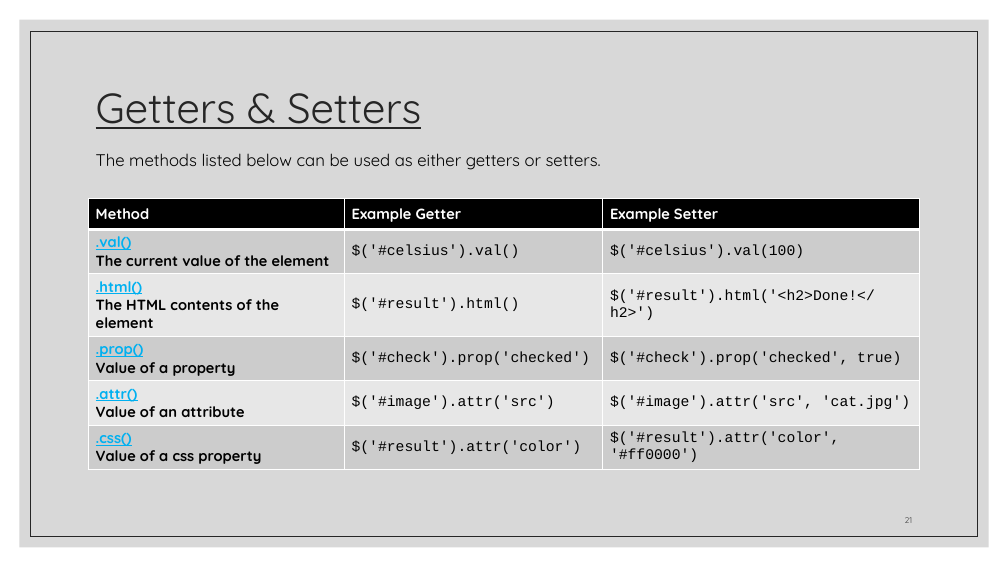
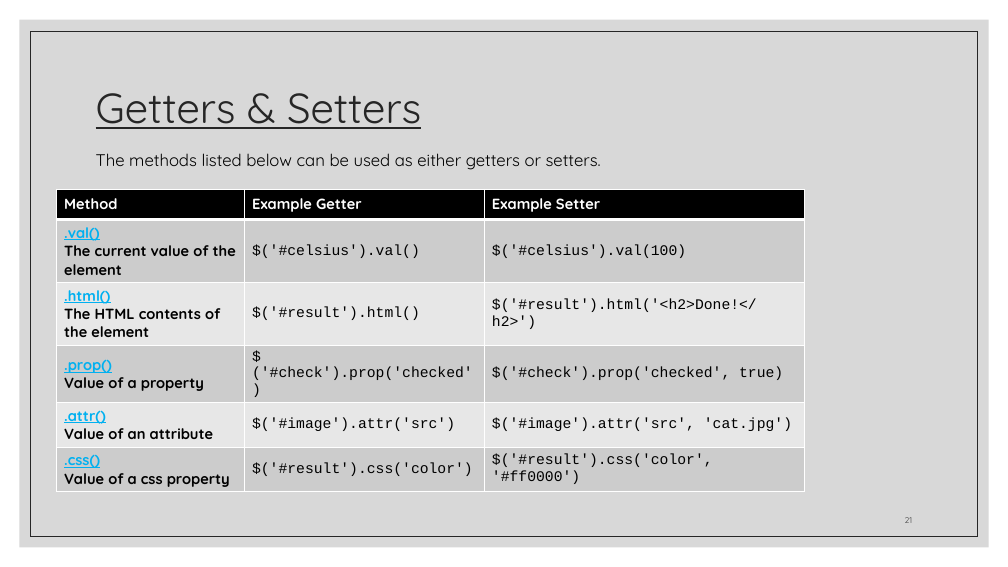
Before and after one commit to zackstotts/base-node-curriculum, a slide deck: slide 21 of unit_00/html_review/06 jQuery.pptx. Drawn at 1008x567 pixels with LibreOffice and Linux fonts; fonts in the diff are those of the drawing. Boxes give left, top, right and bottom in pixels: in the first picture for what was removed or moved away, otherwise in the second. Text is boxed around its words. In the diff, an @@ line names an element or a change of style, - is before the commit and + after.

```diff
--- a/unit_00/html_review/06 jQuery.pptx
+++ b/unit_00/html_review/06 jQuery.pptx
@@ table at bbox=[57, 189, 805, 491] @@
-row 6, column 2: $('#result').attr('color')
+row 6, column 2: $('#result').css('color')
-row 6, column 3: $('#result').attr('color', '#ff0000')
+row 6, column 3: $('#result').css('color', '#ff0000')
@@ table: place and size @@
-table at bbox=[88, 199, 920, 468]
+table at bbox=[57, 189, 805, 491]
```
Also in this commit, not shown: 4 other slides changed.
